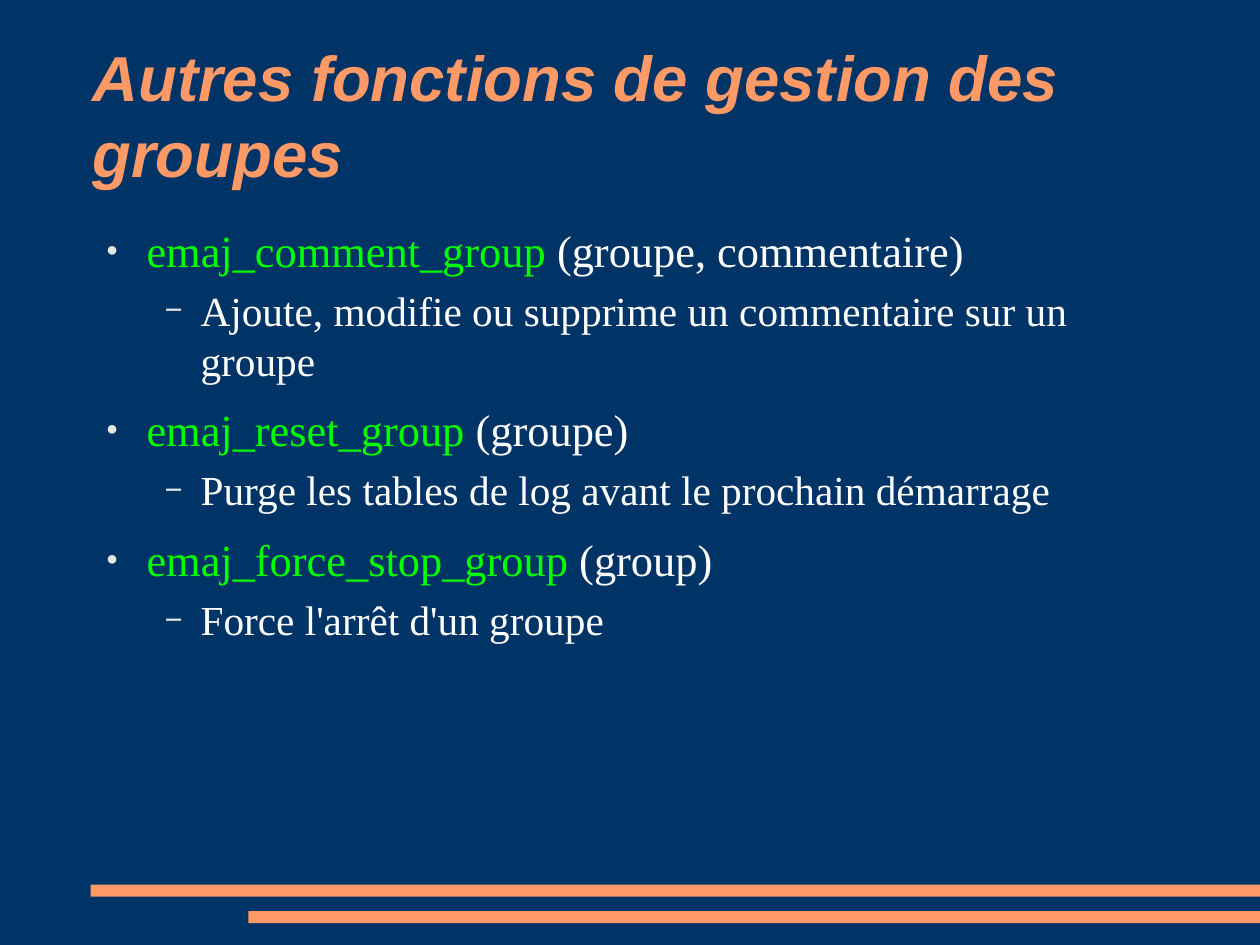
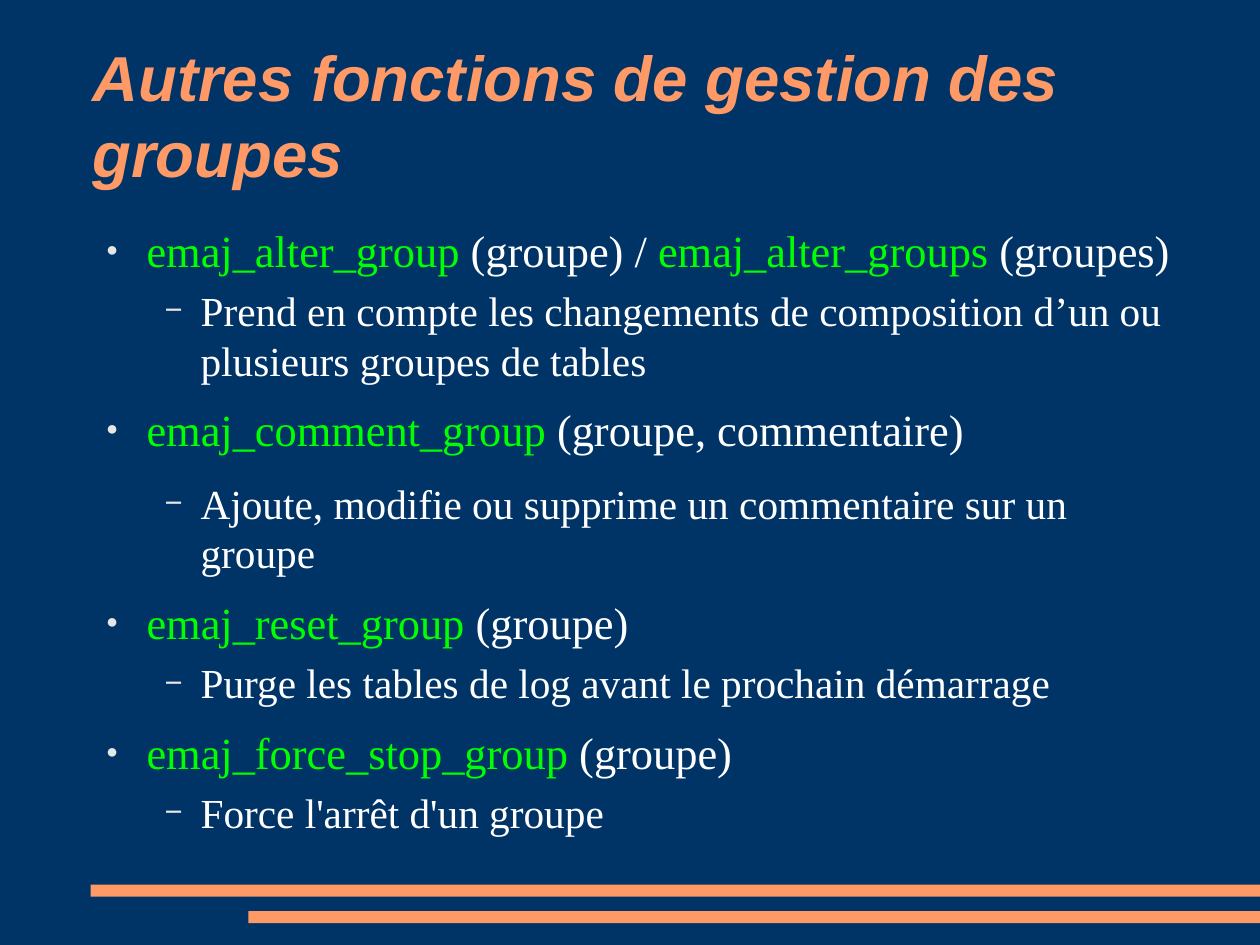
Before and after one commit to beaud76/emaj_doc, a slide deck: slide 25 of Emaj_pres_fr.odp. Drawn at 1260x945 pixels with LibreOffice and Linux fonts; fonts in the diff are those of the drawing. Boxes give left, top, right and bottom in pixels: in the first picture for what was removed or moved away, otherwise in the second. Text is boxed around its words. In the diff, an @@ line names an element or a change of style, - is before the commit and + after.

```diff
--- a/Emaj_pres_fr.odp
+++ b/Emaj_pres_fr.odp
@@ text at <box>147,236,1169,384</box>: paragraphs added @@
+● emaj_alter_group (groupe) / emaj_alter_groups (groupes)
+  − Prend en compte les changements de composition d’un ou plusieurs groupes de tables
@@ text at <box>147,415,963,455</box>: more space between paragraphs @@
@@ text at <box>147,737,732,778</box>: text changed @@
-● emaj_force_stop_group (group)
+● emaj_force_stop_group (groupe)
```
Also in this commit, not shown: 7 other slides changed, 3 other files.
